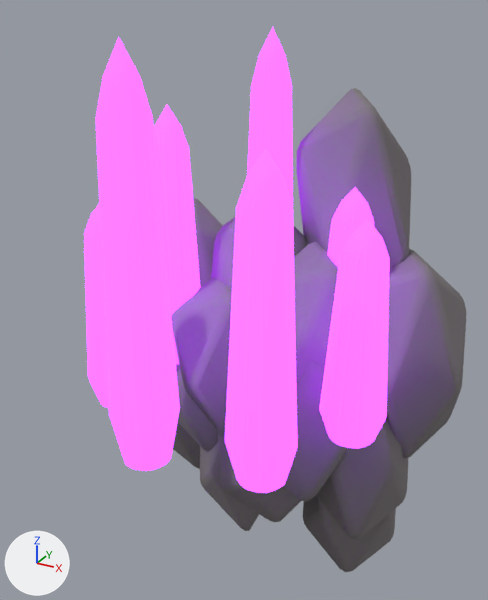
Two versions of the glTF model models/obstacles/corrupted_rocks.glb, one commit apart.
Rendered twice from a camera (50 mm lens) standing at (1.15, -2.04, 1.59) and looking at (-0.05, 0.14, 0.5). Lighting does not change. The marker at lower left points along +X, +Y and +Z. The picture after the commit comes second. Where no turn or scale is listed for an object, it has been applied to the vertices.

In view in the first picture: 'Crystal_0', 'Crystal_1', 'Crystal_2', 'Crystal_4', 'Crystal_5', 'Rock_0', 'Rock_1', 'Rock_10', 'Rock_11', 'Rock_12', 'Rock_2', 'Rock_3', 'Rock_5', 'Rock_6', 'Rock_7', 'Rock_8', 'Rock_9' and 3 more.
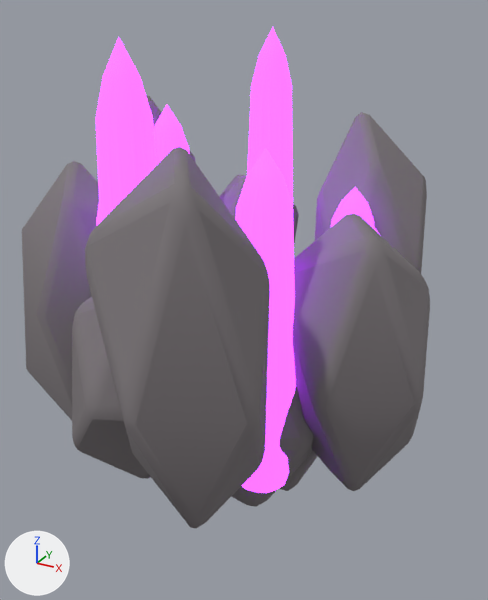
Pixel boxes [x1, y1, x2, y2] of what changed, in the pictures (488 x 600 px):
'Rock_11', moved
    before: [297, 88, 411, 268]
    after: [85, 147, 270, 528]
'Rock_8', moved
    before: [386, 249, 466, 458]
    after: [293, 214, 430, 491]
'Rock_9', moved
    before: [193, 197, 223, 287]
    after: [22, 161, 99, 420]
'Rock_10', moved
    before: [303, 495, 396, 572]
    after: [315, 112, 427, 274]
'Rock_6', moved
    before: [211, 217, 307, 290]
    after: [72, 297, 150, 479]
'Rock_3', moved
    before: [294, 242, 338, 385]
    after: [231, 387, 313, 507]
'Rock_5', moved (not visible afterwards)
    before: [317, 420, 408, 539]
'Rock_0', moved
    before: [282, 362, 347, 502]
    after: [279, 450, 317, 491]
'Rock_7', moved
    before: [200, 442, 259, 531]
    after: [219, 174, 299, 243]
'Rock_2', moved (not visible afterwards)
    before: [217, 430, 302, 522]
'Rock_12', moved (mostly hidden afterwards)
    before: [173, 422, 200, 469]
    after: [146, 95, 195, 161]
'Crystal_2', unchanged, covered by the edit
    before: [95, 37, 180, 471]
    after: [95, 37, 157, 222]
'Crystal_0', unchanged, covered by the edit
    before: [319, 219, 390, 449]
    after: [366, 219, 379, 233]
'Rock_1', unchanged, covered by the edit
    before: [171, 278, 232, 439]
'Crystal_4', unchanged, covered by the edit
    before: [154, 105, 201, 364]
    after: [154, 105, 190, 164]

Diff of the bpy script that builds the scene:
```diff
--- a/models/obstacles/corrupted_rocks.glb.py
+++ b/models/obstacles/corrupted_rocks.glb.py
@@ ob_rock_0 @@
 ob_rock_0 = bpy.data.objects.new('Rock_0', me_icosphere)
-ob_rock_0.location = (0.2, 0.2, 0.0)
+ob_rock_0.location = (0.2, 0.0, 0.2)
@@ ob_rock_2 @@
 ob_rock_2 = bpy.data.objects.new('Rock_2', me_icosphere_002)
-ob_rock_2.location = (0.025, 0.28, -0.289)
+ob_rock_2.location = (0.025, 0.289, 0.28)
@@ ob_rock_3 @@
 ob_rock_3 = bpy.data.objects.new('Rock_3', me_icosphere_003)
-ob_rock_3.location = (0.205, 0.32, 0.265)
+ob_rock_3.location = (0.205, -0.265, 0.32)
@@ ob_rock_5 @@
 ob_rock_5 = bpy.data.objects.new('Rock_5', me_icosphere_005)
-ob_rock_5.location = (0.357, 0.4, -0.23)
+ob_rock_5.location = (0.357, 0.23, 0.4)
@@ ob_rock_6 @@
 ob_rock_6 = bpy.data.objects.new('Rock_6', me_icosphere_006)
-ob_rock_6.location = (-0.119, 0.44, 0.455)
+ob_rock_6.location = (-0.119, -0.455, 0.44)
@@ ob_rock_7 @@
 ob_rock_7 = bpy.data.objects.new('Rock_7', me_icosphere_007)
-ob_rock_7.location = (-0.24, 0.48, -0.455)
+ob_rock_7.location = (-0.24, 0.455, 0.48)
@@ ob_rock_8 @@
 ob_rock_8 = bpy.data.objects.new('Rock_8', me_icosphere_008)
-ob_rock_8.location = (0.527, 0.52, 0.188)
+ob_rock_8.location = (0.527, -0.188, 0.52)
@@ ob_rock_9 @@
 ob_rock_9 = bpy.data.objects.new('Rock_9', me_icosphere_009)
-ob_rock_9.location = (-0.557, 0.56, 0.236)
+ob_rock_9.location = (-0.557, -0.236, 0.56)
@@ ob_rock_10 @@
 ob_rock_10 = bpy.data.objects.new('Rock_10', me_icosphere_010)
-ob_rock_10.location = (0.27, 0.6, -0.591)
+ob_rock_10.location = (0.27, 0.591, 0.6)
@@ ob_rock_11 @@
 ob_rock_11 = bpy.data.objects.new('Rock_11', me_icosphere_011)
-ob_rock_11.location = (0.215, 0.64, 0.661)
+ob_rock_11.location = (0.215, -0.661, 0.64)
@@ ob_rock_12 @@
 ob_rock_12 = bpy.data.objects.new('Rock_12', me_icosphere_012)
-ob_rock_12.location = (-0.645, 0.68, -0.364)
+ob_rock_12.location = (-0.645, 0.364, 0.68)
```
